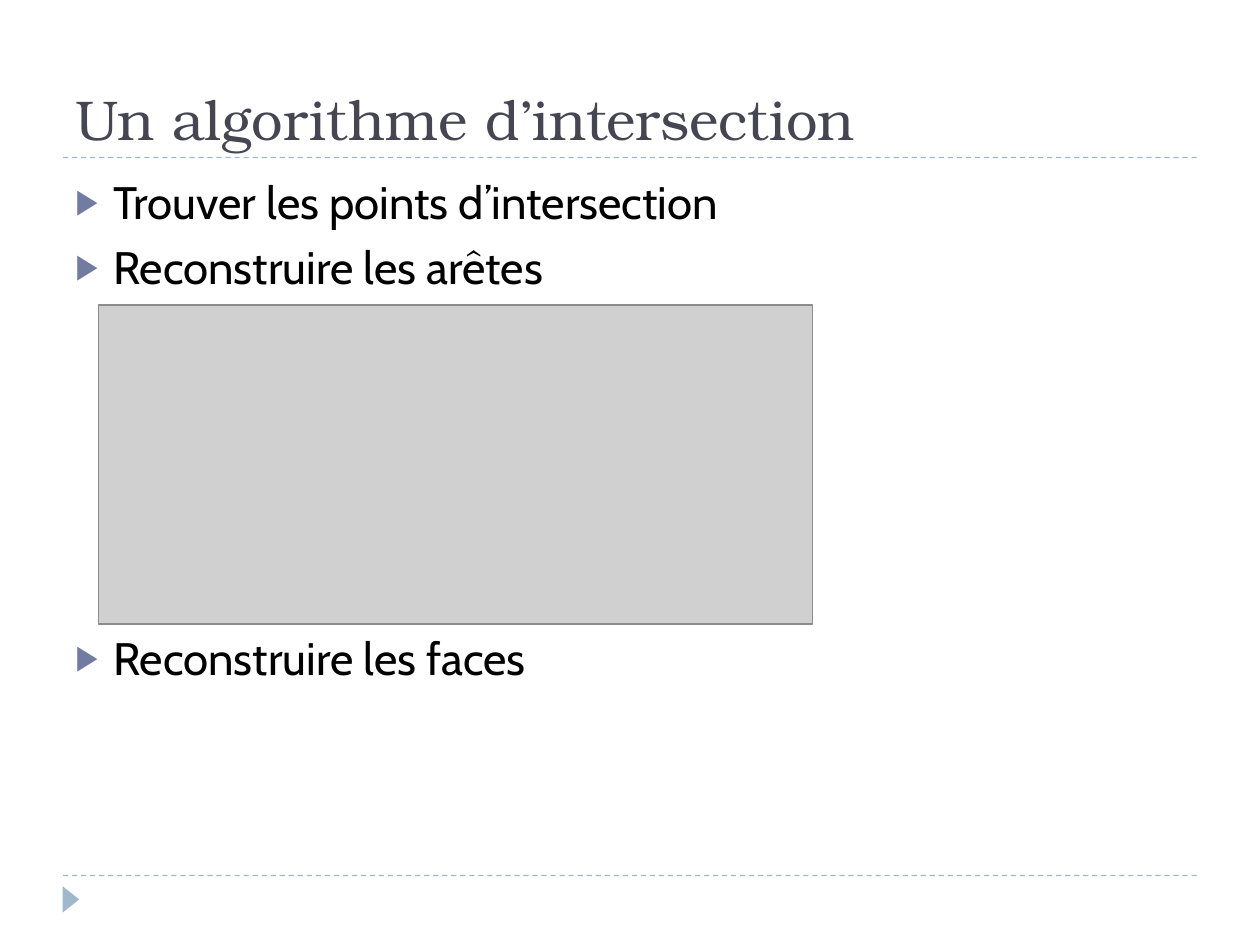
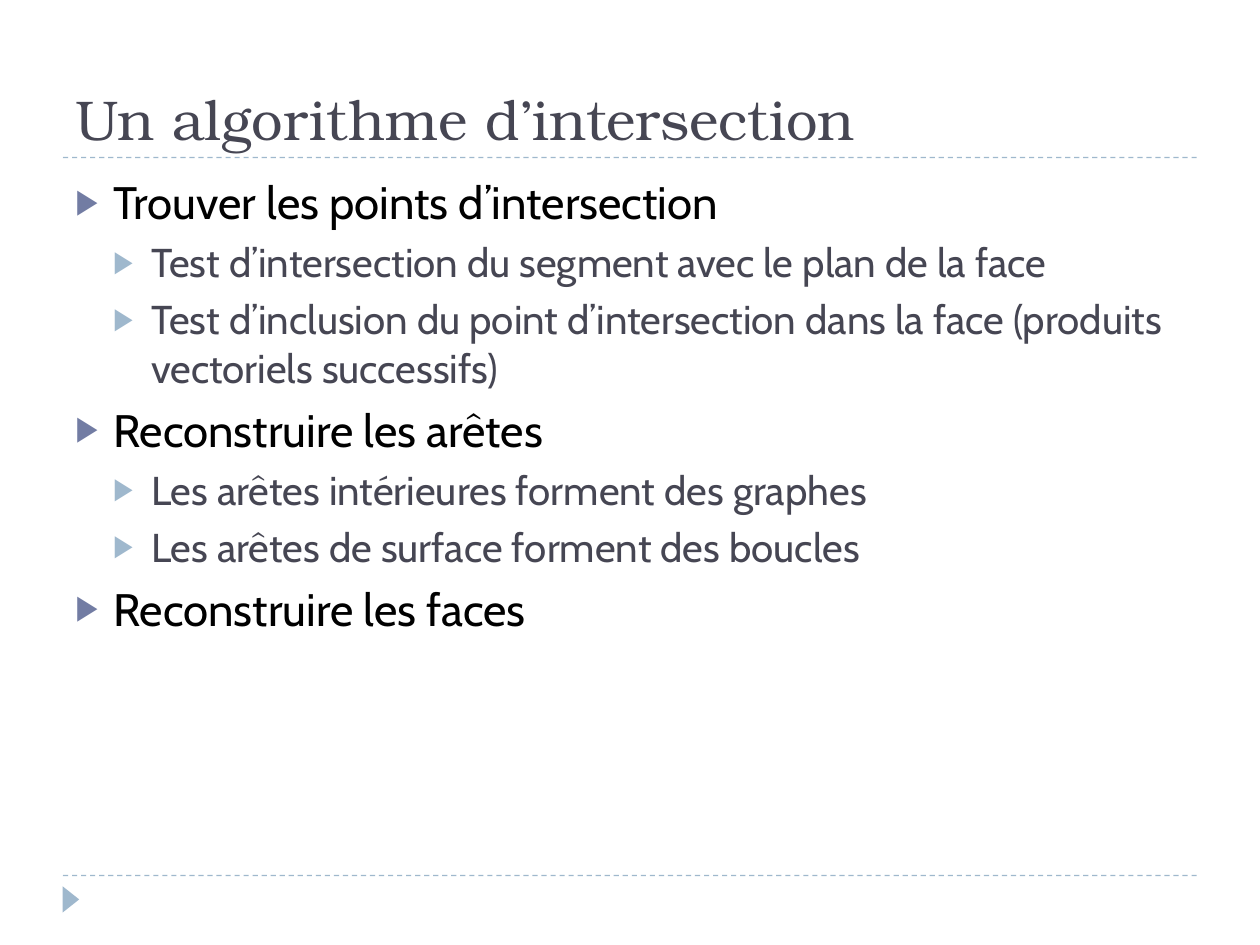
Before and after one commit to Involture/fuuusion, a slide deck: slide 8 of livrables/Oral/Presentation_Tim.pptx. Drawn at 1260x945 pixels with LibreOffice and Linux fonts; fonts in the diff are those of the drawing; grey boxes stand for pictures. Boxes give left, top, right and bottom in pixels: in the first picture for what was removed or moved away, otherwise in the second. Text is boxed around its words. In the diff, an @@ line names an element or a change of style, - is before the commit and + after.

```diff
--- a/livrables/Oral/Presentation_Tim.pptx
+++ b/livrables/Oral/Presentation_Tim.pptx
@@ text at [151, 247, 1162, 389]: paragraphs added @@
+  ▶ Test d’intersection du segment avec le plan de la face
+  ▶ Test d’inclusion du point d’intersection dans la face (produits vectoriels successifs)
@@ picture removed at [98, 305, 813, 624] @@
@@ text at [151, 475, 866, 563]: paragraphs added @@
+  ▶ Les arêtes intérieures forment des graphes
+  ▶ Les arêtes de surface forment des boucles
```
Also in this commit, not shown: 1 other slide changed, 21 other files.
